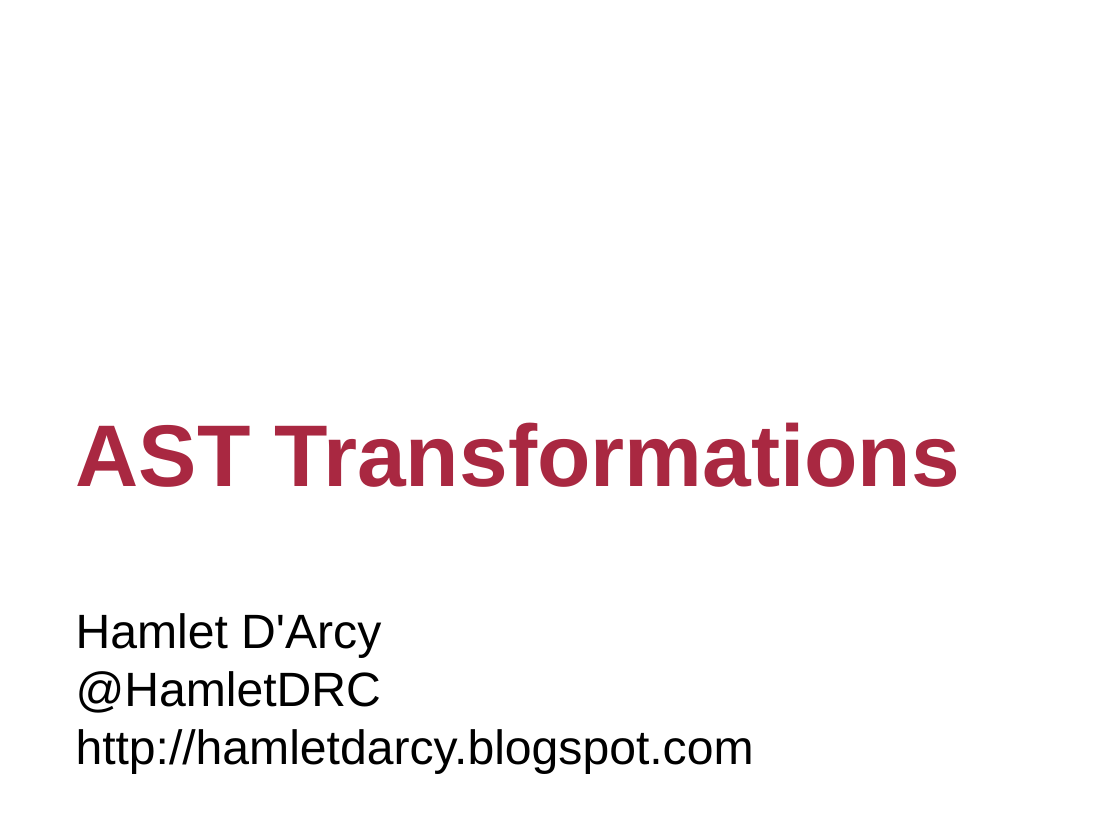
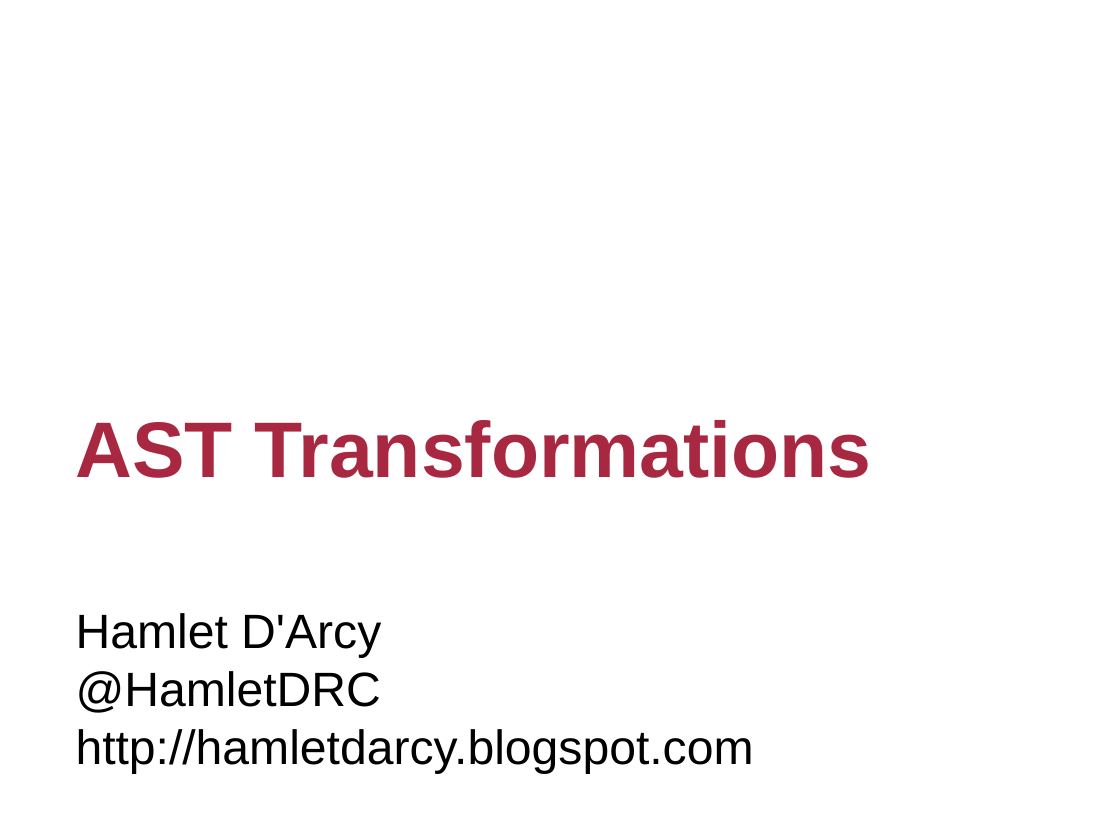
Before and after one commit to HamletDRC/presentations, a slide deck: slide 1 of asttransformations/AstTransformations.odp. Drawn at 1120x840 pixels with LibreOffice and Linux fonts; fonts in the diff are those of the drawing; background and template pictures are left out. Boxes give left, top, right and bottom in pixels: in the first picture for what was removed or moved away, otherwise in the second. Text is boxed around its words. In the diff, an @@ line names an element or a change of style, - is before the commit and + after.

Commit message:
updated ast transform talk with changes from JavaZone

```diff
--- a/asttransformations/AstTransformations.odp
+++ b/asttransformations/AstTransformations.odp
@@ text "AST Transformations" at bbox=[76, 420, 872, 478]: size 80 to 72 pt @@
```
